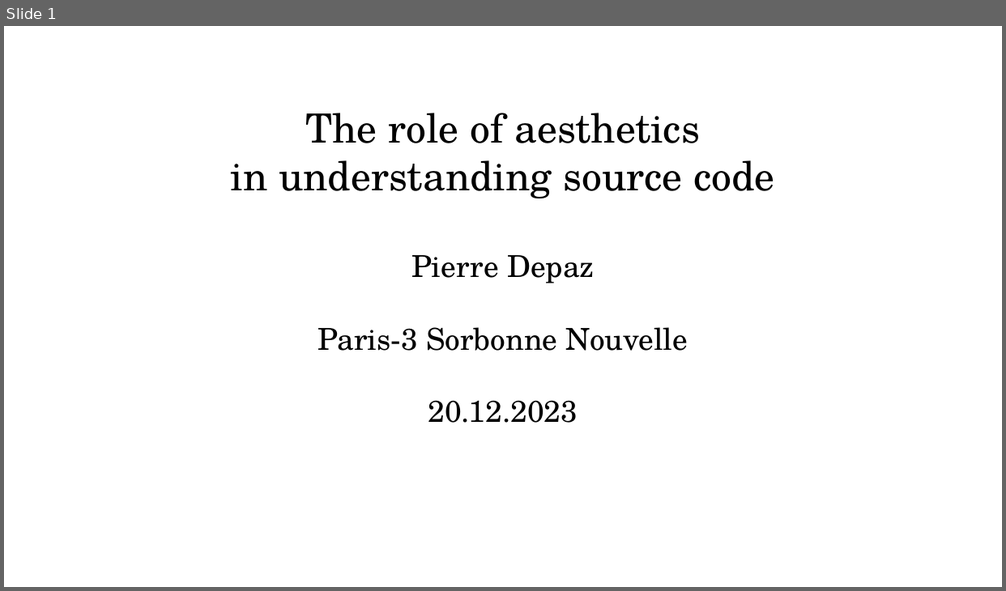
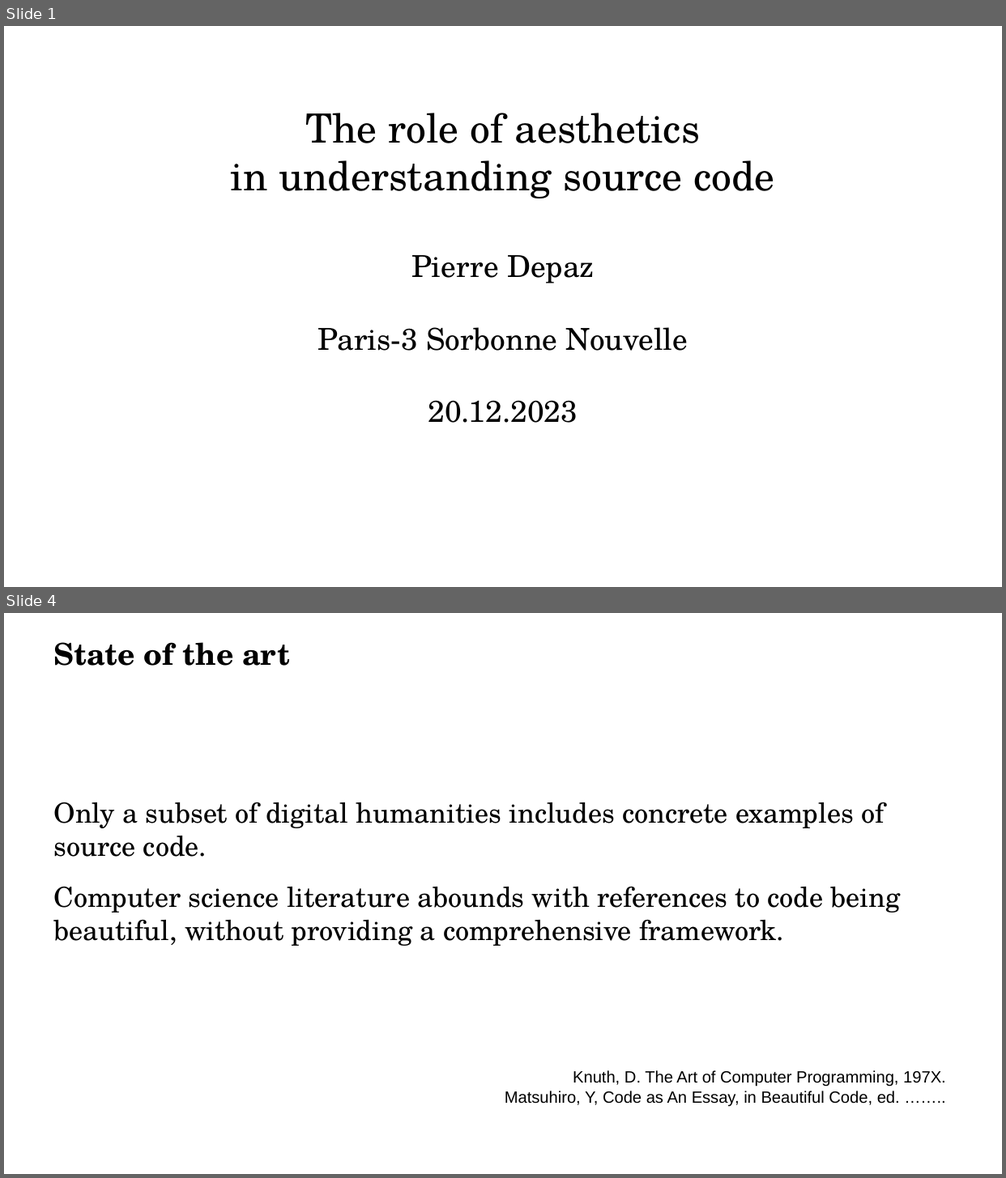
Before and after one commit to periode/thesis, a slide deck: jury/soutenance/Soutenance.odp. Shown one above the other, each under a label of ours: slide 1 before the commit, slides 1 and 4 after it; the slides between them are not shown. The pictures are 1006x591 and 1006x1178 pixels, drawn with LibreOffice and Linux fonts; fonts in the diff are those of the drawing. Boxes give left, top, right and bottom in pixels: in the first picture for what was removed or moved away, otherwise in the second. Text is boxed around its words. In the diff, an @@ line names an element or a change of style, - is before the commit and + after.

```diff
--- a/jury/soutenance/Soutenance.odp
+++ b/jury/soutenance/Soutenance.odp
@@ slide 4 added at (4, 613, 1002, 1174), background #FFFFFF @@
@@ title added at (54, 642, 290, 666), 24 pt, text #000000, bold @@
+State of the art
@@ text added at (54, 803, 901, 946), 22 pt, text #000000 @@
+Only a subset of digital humanities includes concrete examples of source code.
+Computer science literature abounds with references to code being beautiful, without providing a comprehensive framework.
@@ text added at (505, 1071, 946, 1106), 13 pt, text #000000 @@
+Knuth, D. The Art of Computer Programming, 197X.
+Matsuhiro, Y, Code as An Essay, in Beautiful Code, ed. ……..
```
Also in this commit, not shown: 12 slides changed, 23 other slides added, 12 slides removed, 7 other files.
